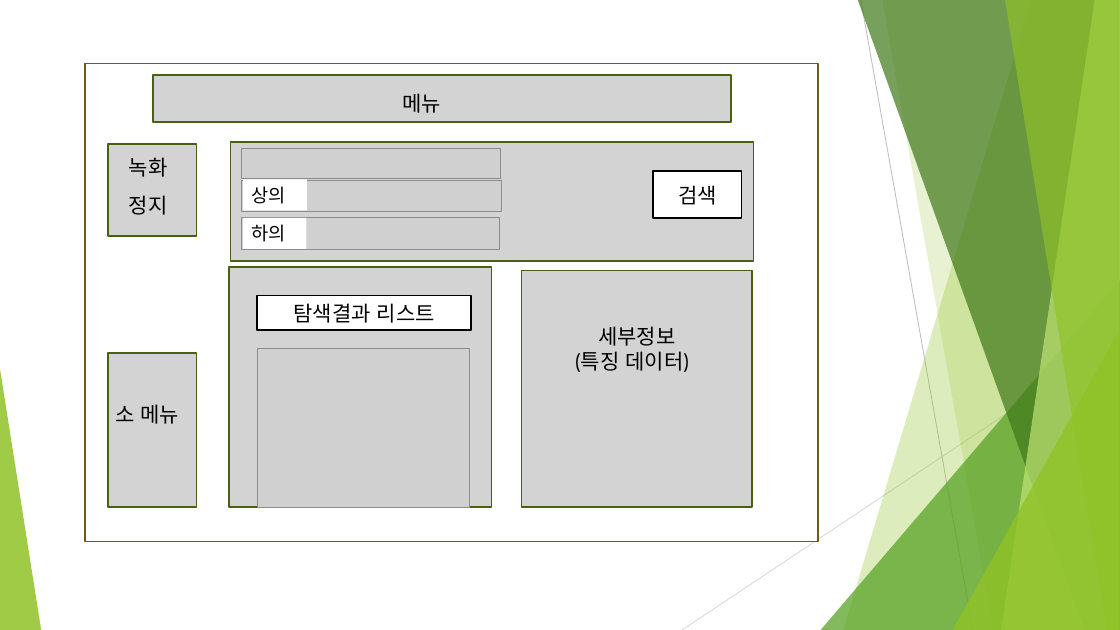
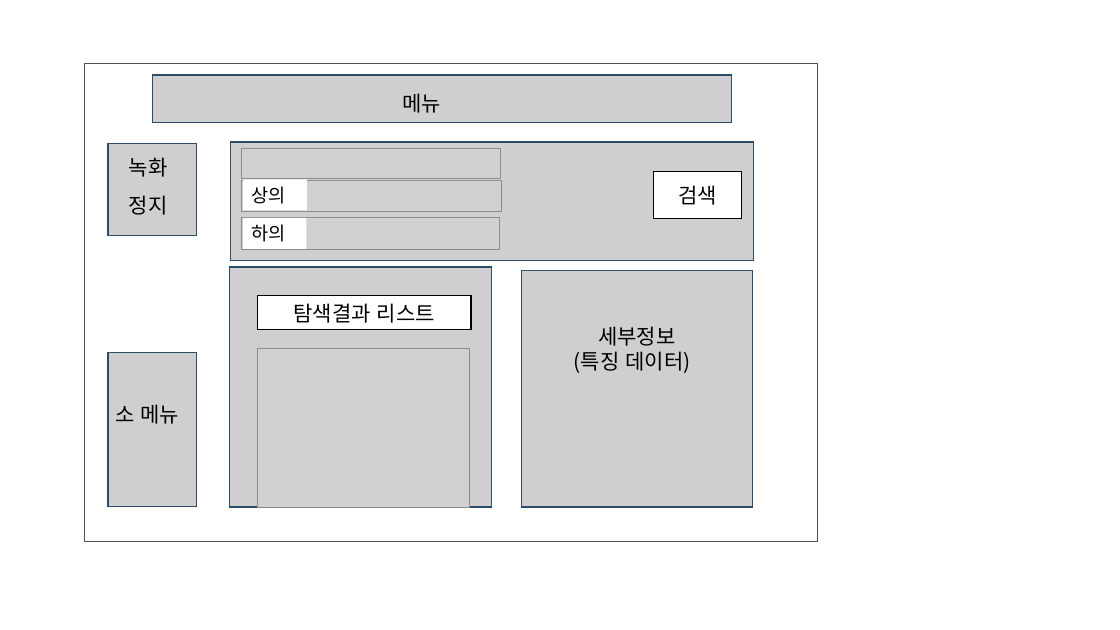
Before and after one commit to guq9618/capstone, a slide deck: slide 2 of ppt/캡스톤 디자인 10-2주차 수정중.pptx. Drawn at 1120x630 pixels with LibreOffice and Linux fonts; fonts in the diff are those of the drawing; grey boxes stand for pictures. Boxes give left, top, right and bottom in pixels: in the first picture for what was removed or moved away, otherwise in the second. Text is boxed around its words. In the diff, an @@ line names an element or a change of style, - is before the commit and + after.

```diff
--- a/ppt/캡스톤 디자인 10-2주차 수정중.pptx
+++ b/ppt/캡스톤 디자인 10-2주차 수정중.pptx
@@ rectangle at (x1=85, y1=64, x2=818, y2=542): outline #725C0F 1.5 pt to #525252 1 pt @@
@@ fill #D3D3D3 to #D0CECE; outline #486013 1.5 pt to #2D4D6A 1 pt in 6 elements at (x1=229, y1=267, x2=492, y2=507), (x1=153, y1=75, x2=732, y2=122), (x1=522, y1=271, x2=753, y2=507), (x1=108, y1=353, x2=197, y2=507), (x1=230, y1=142, x2=754, y2=260), (x1=108, y1=144, x2=197, y2=236) @@
@@ font Cabin to Noto Sans CJK KR in 5 elements at (x1=402, y1=93, x2=441, y2=113), (x1=115, y1=404, x2=179, y2=424), (x1=574, y1=326, x2=690, y2=373), (x1=129, y1=157, x2=168, y2=177), (x1=129, y1=195, x2=168, y2=215) @@
@@ group removed at (x1=0, y1=0, x2=1120, y2=630): 5 freeform shapes, 3 triangles, 2 lines @@
```
Also in this commit, not shown: 7 other slides changed, 1 slide added, 1 other file.
